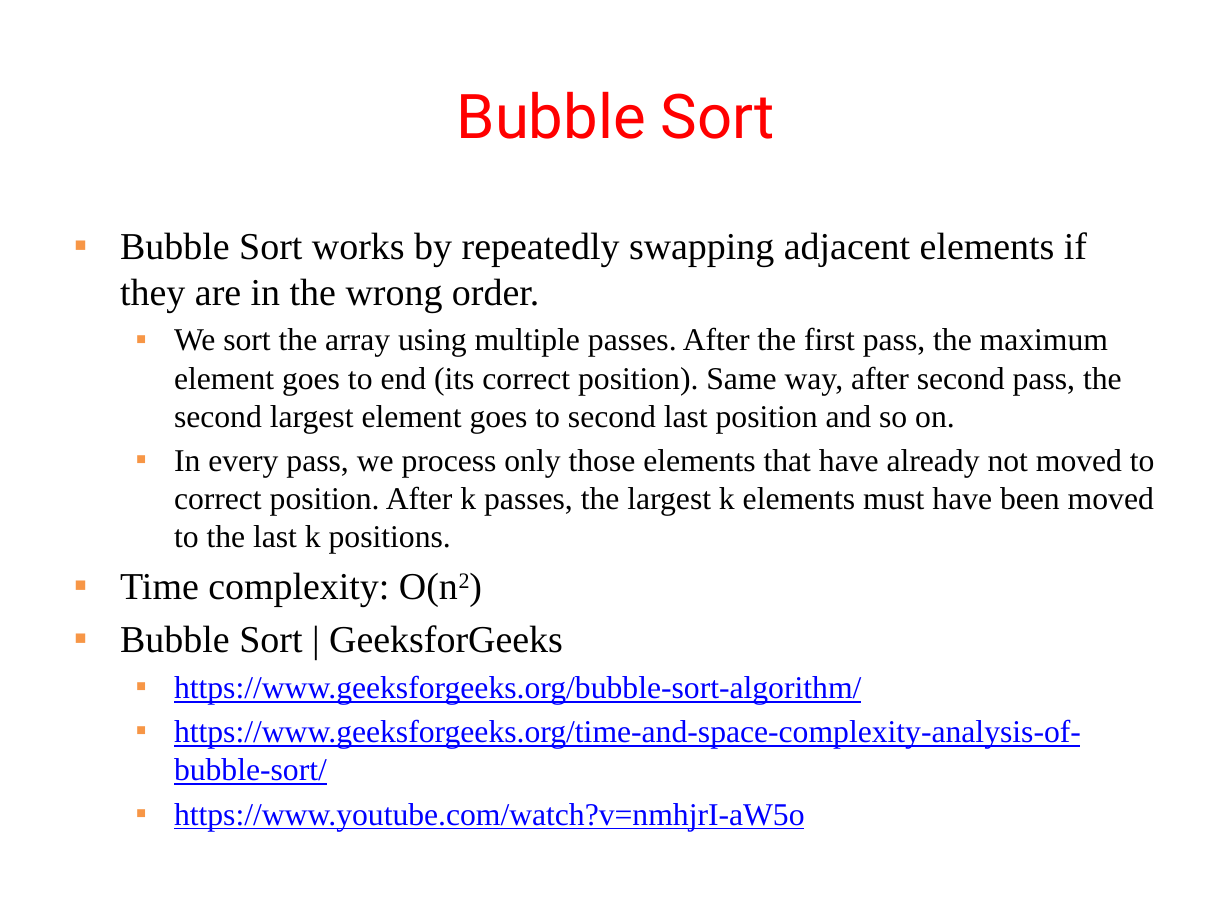
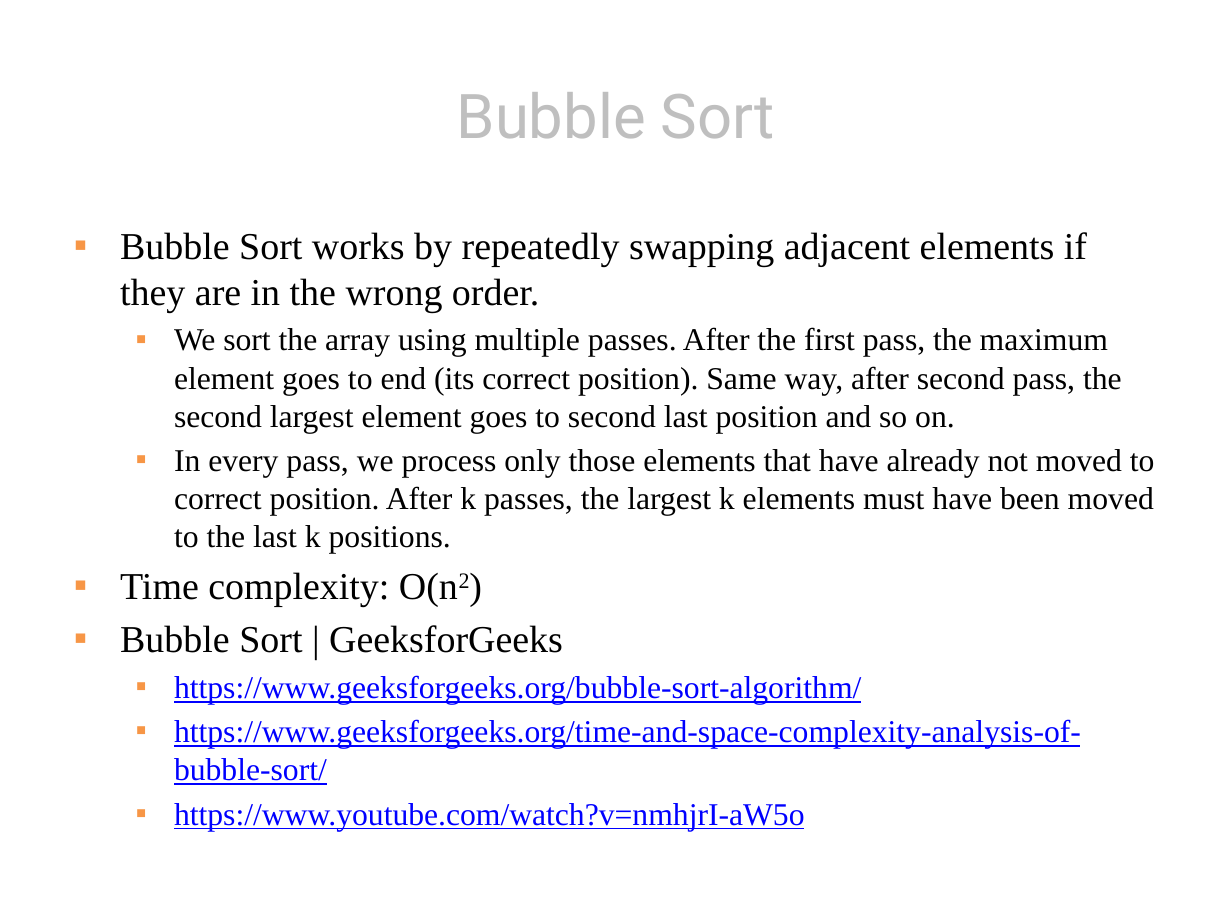
Before and after one commit to guhofstra/CSC017, a slide deck: slide 3 of PPTs/Lecture 13-sorting algorithms.pptx. Drawn at 1232x924 pixels with LibreOffice and Linux fonts; fonts in the diff are those of the drawing. Boxes give left, top, right and bottom in pixels: in the first picture for what was removed or moved away, otherwise in the second. Text is boxed around its words. In the diff, an @@ line names an element or a change of style, - is before the commit and + after.

```diff
--- a/PPTs/Lecture 13-sorting algorithms.pptx
+++ b/PPTs/Lecture 13-sorting algorithms.pptx
@@ title "Bubble Sort" at [457,92,775,138]: text colour #FF0000 to #BFBFBF @@
```
Also in this commit, not shown: 33 other slides changed, 4 other files.
